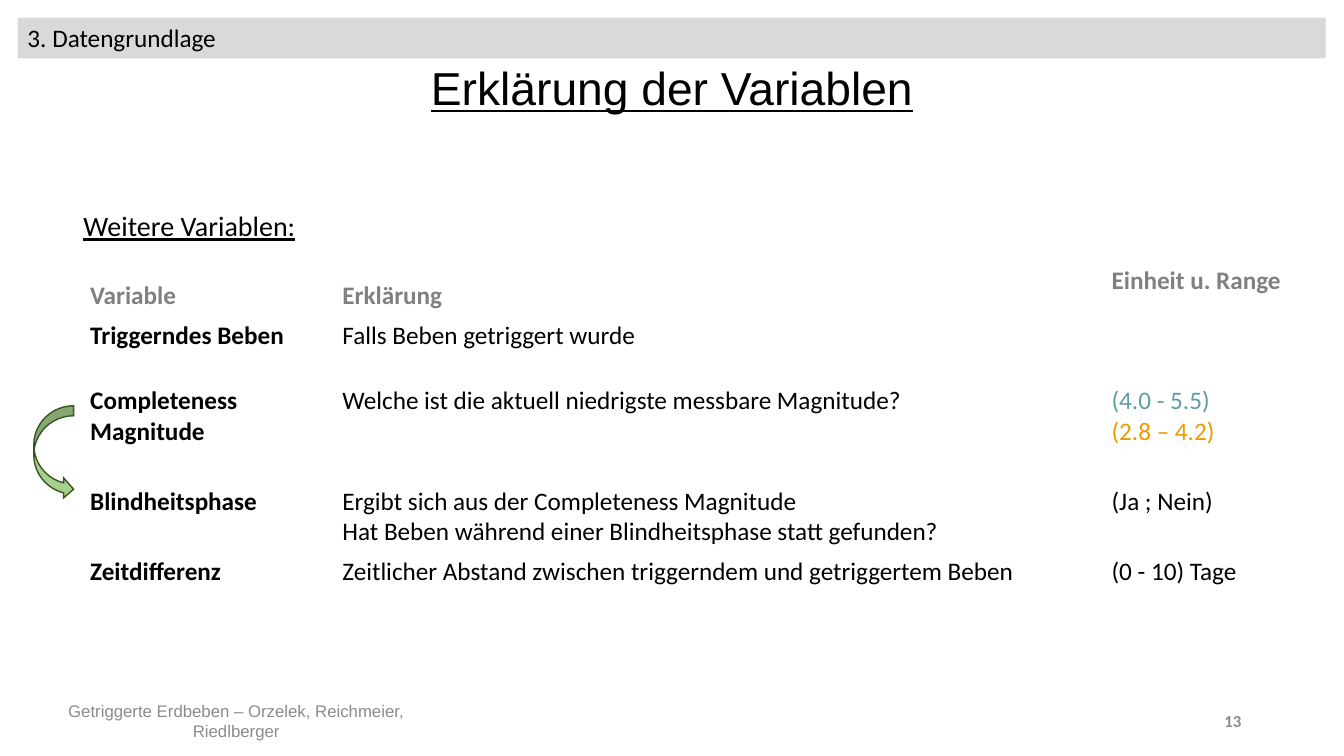
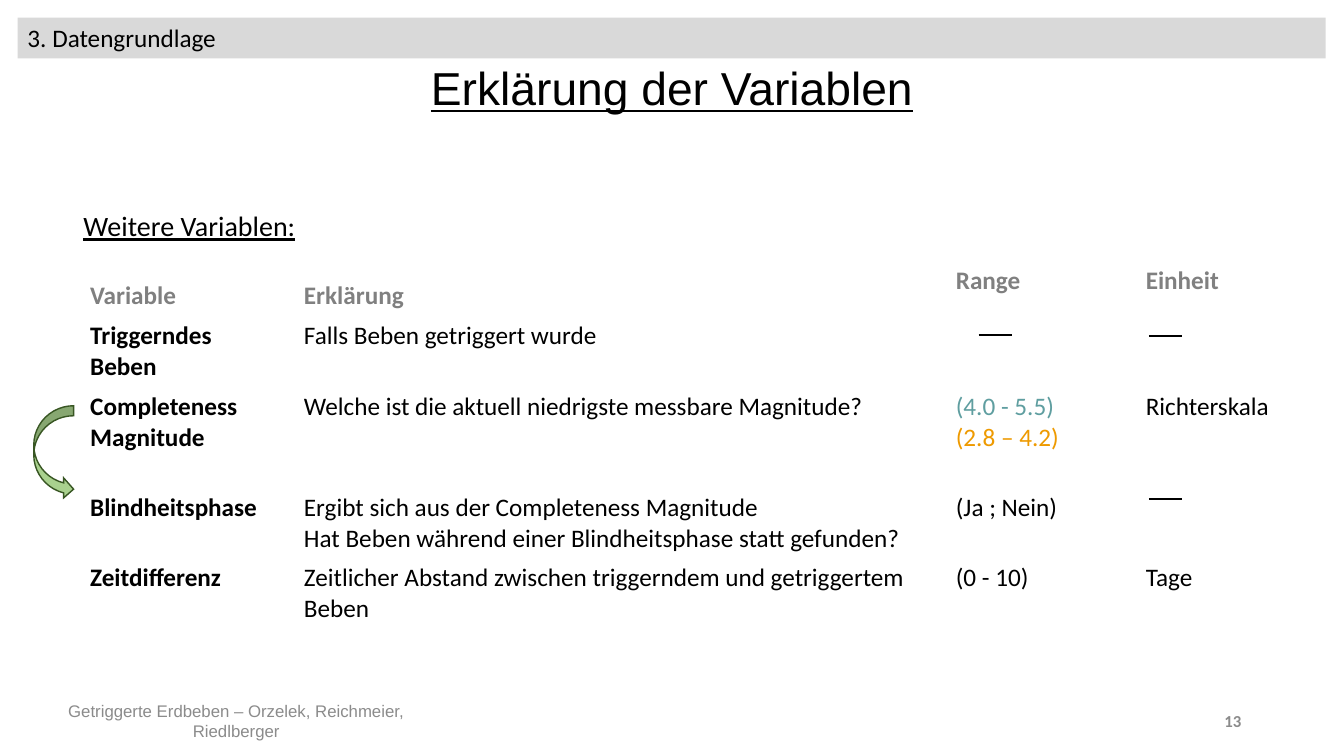
Before and after one commit to Kati77/Praktikum-Erdbeben, a slide deck: slide 13 of pp - AbschlusspräsentationX.pptx. Drawn at 1344x756 pixels with LibreOffice and Linux fonts; fonts in the diff are those of the drawing. Boxes give left, top, right and bottom in pixels: in the first picture for what was removed or moved away, otherwise in the second. Text is boxed around its words. In the diff, an @@ line names an element or a change of style, - is before the commit and + after.

```diff
--- a/pp - AbschlusspräsentationX.pptx
+++ b/pp - AbschlusspräsentationX.pptx
@@ table at (x1=81, y1=260, x2=1326, y2=623) @@
-column 3: Einheit u. Range |  | (4.0 - 5.5) / (2.8 – 4.2) | (Ja ; Nein) | (0 - 10) Tage
+column 3: Range |  | (4.0 - 5.5) / (2.8 – 4.2) | (Ja ; Nein) | (0 - 10)
+column 4: Einheit |  | Richterskala |  | Tage
@@ line added from (979, 336) to (1012, 336), #000000 1.5 pt @@
@@ line added from (1149, 336) to (1182, 336), #000000 1.5 pt @@
@@ line added from (1149, 499) to (1182, 499), #000000 1.5 pt @@
```
Also in this commit, not shown: 14 other slides changed, 1 slide removed, 1 other file.
